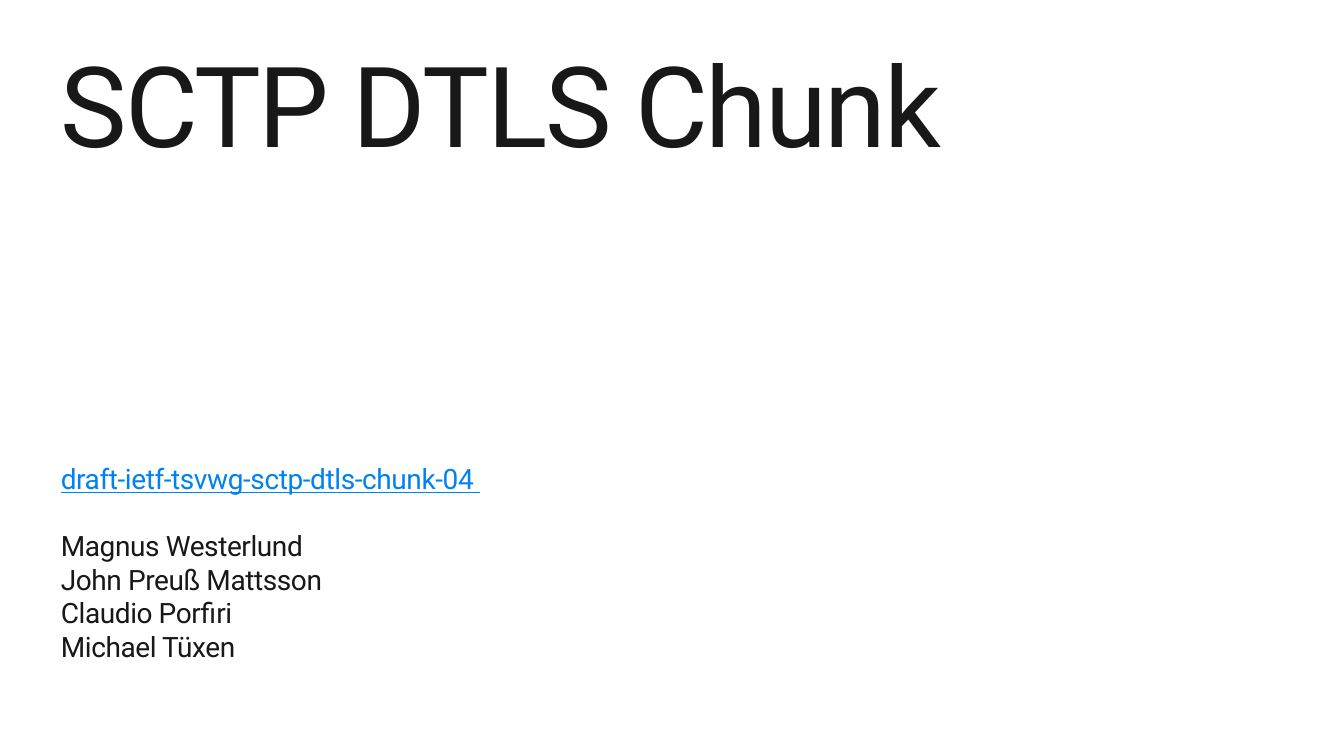
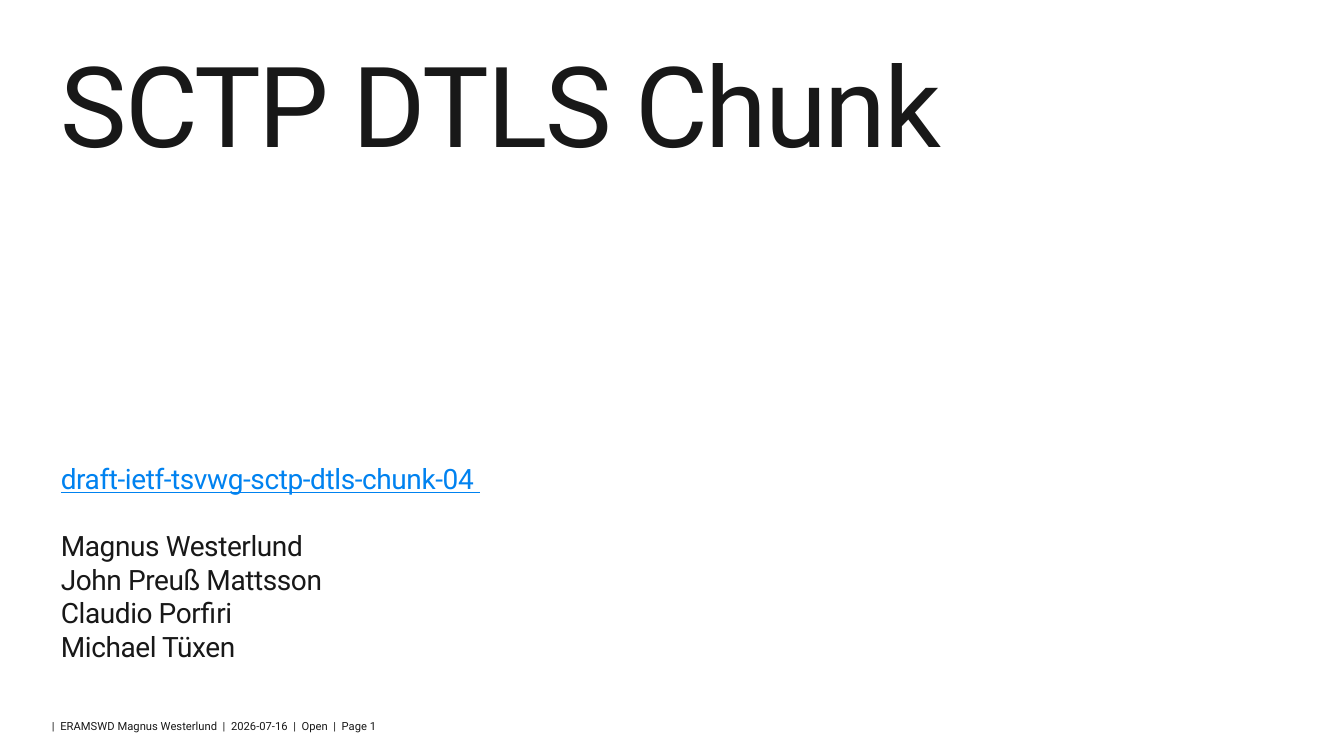
Before and after one commit to gloinul/draft-westerlund-tsvwg-sctp-dtls-chunk, a slide deck: slide 1 of IETF-126-TSVWG-SCTP-DTLS-Chunk.pptx. Drawn at 1344x756 pixels with LibreOffice and Linux fonts; fonts in the diff are those of the drawing; background and template pictures are left out. Boxes give left, top, right and bottom in pixels: in the first picture for what was removed or moved away, otherwise in the second. Text is boxed around its words. In the diff, an @@ line names an element or a change of style, - is before the commit and + after.

```diff
--- a/IETF-126-TSVWG-SCTP-DTLS-Chunk.pptx
+++ b/IETF-126-TSVWG-SCTP-DTLS-Chunk.pptx
@@ text added at (x1=60, y1=721, x2=376, y2=733), 8 pt, text #181818 @@
+| ERAMSWD Magnus Westerlund | 2026-07-16 | Open | Page 1
```
Also in this commit, not shown: 7 other slides changed.
